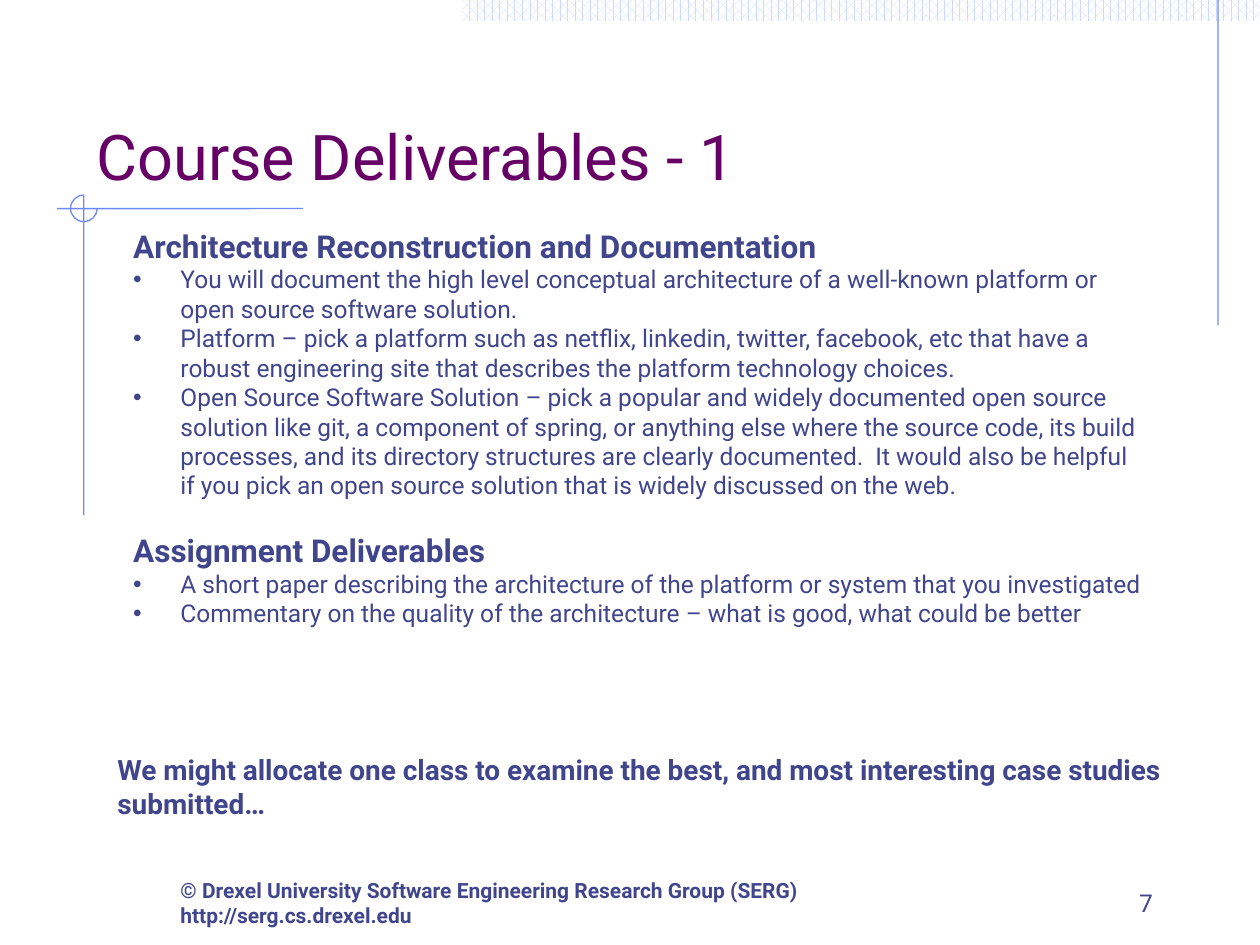
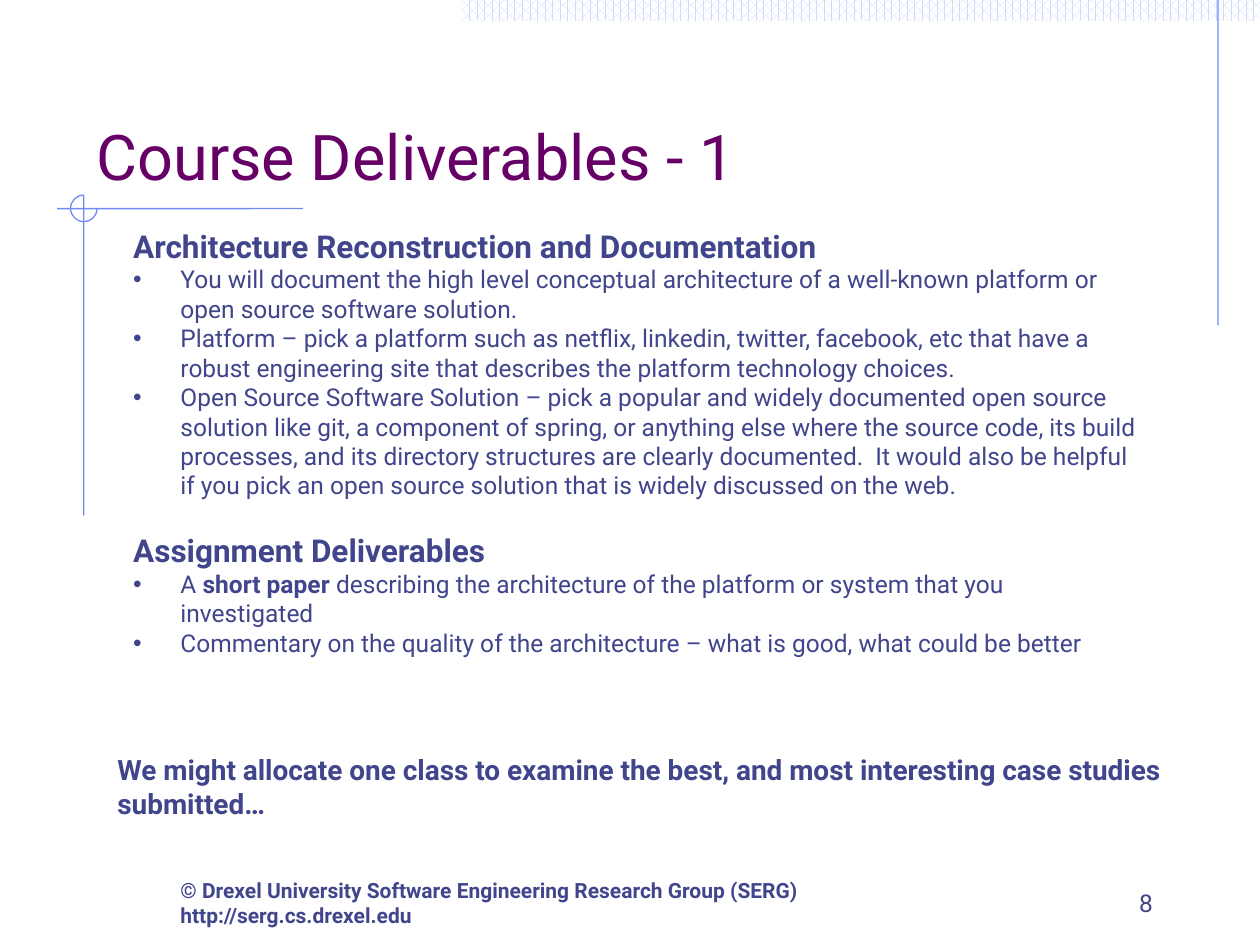
Before and after one commit to ArchitectingSoftware/CS575-SoftwareDesign, a slide deck: slide 8 of Lectures/M1-CourseOverview.pptx (slide 7 before the commit). Drawn at 1260x945 pixels with LibreOffice and Linux fonts; fonts in the diff are those of the drawing; background and template pictures are left out. Boxes give left, top, right and bottom in pixels: in the first picture for what was removed or moved away, otherwise in the second. Text is boxed around its words. In the diff, an @@ line names an element or a change of style, - is before the commit and + after.

```diff
--- a/Lectures/M1-CourseOverview.pptx
+++ b/Lectures/M1-CourseOverview.pptx
@@ text at <box>180,574,1003,627</box>: bold on in "short paper" @@
@@ page number at <box>1139,894,1153,913</box>: text changed @@
-7
+8
```
Also in this commit, not shown: 4 other slides changed, 7 slides added, 1 slide removed, 1 other file.
